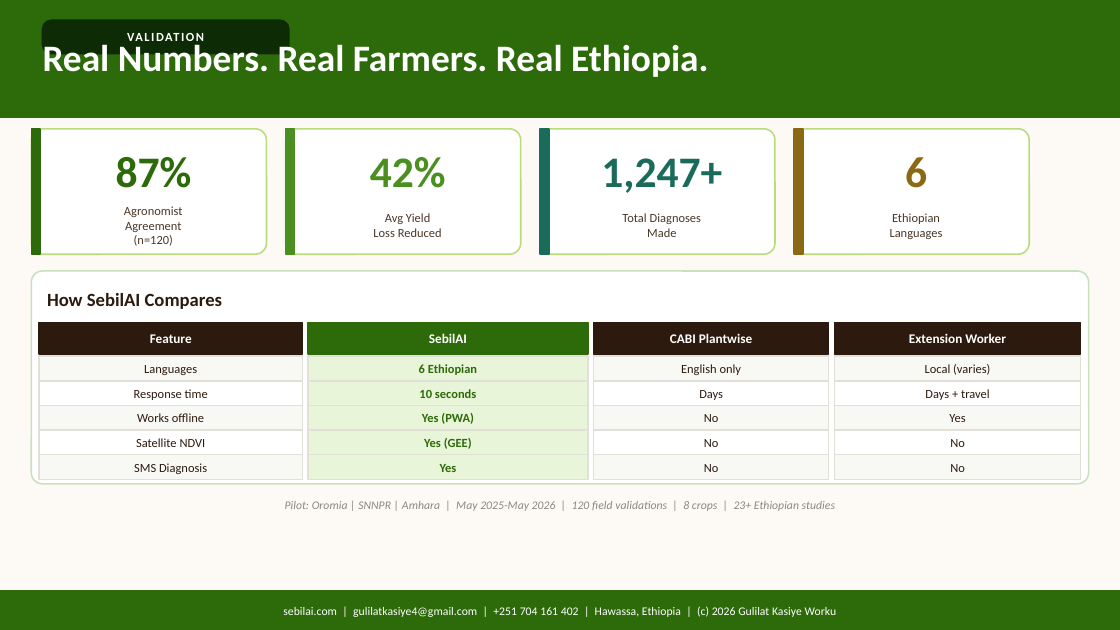
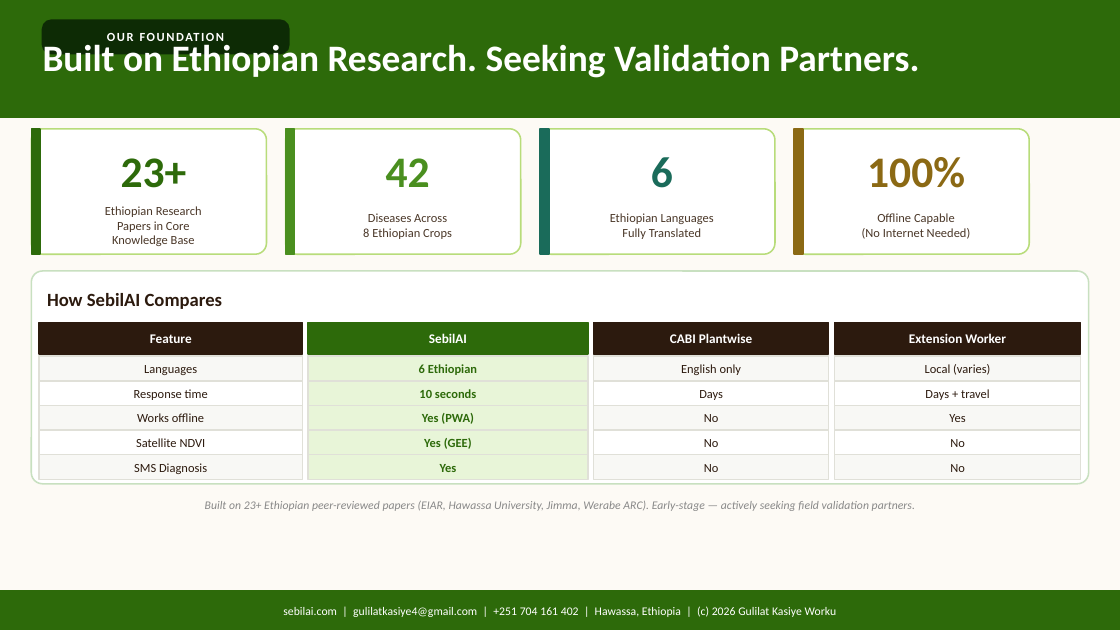
Before and after one commit to guleaada/ResilienceGuardian, a slide deck: slide 5 of SebilAI_PitchDeck.pptx. Drawn at 1120x630 pixels with LibreOffice and Linux fonts; fonts in the diff are those of the drawing. Boxes give left, top, right and bottom in pixels: in the first picture for what was removed or moved away, otherwise in the second. Text is boxed around its words. In the diff, an @@ line names an element or a change of style, - is before the commit and + after.

Commit message:
Honest content: remove all aspirational stats - position as early stage seeking validation

```diff
--- a/SebilAI_PitchDeck.pptx
+++ b/SebilAI_PitchDeck.pptx
@@ text at (43,20,289,54): text changed @@
-VALIDATION
+OUR FOUNDATION
@@ text at (43,40,919,78): text changed @@
-Real Numbers. Real Farmers. Real Ethiopia.
+Built on Ethiopian Research. Seeking Validation Partners.
@@ text at (121,158,187,188): text changed @@
-87%
+23+
@@ text at (386,158,430,187): text changed @@
-42%
+42
@@ text at (651,157,673,188): text changed @@
-1,247+
+6
@@ text at (867,157,965,188): text changed @@
-6
+100%
@@ text at (105,206,202,246): text changed @@
-Agronomist
-Agreement
-(n=120)
+Ethiopian Research
+Papers in Core
+Knowledge Base
@@ text at (363,213,452,239): text changed @@
-Avg Yield
-Loss Reduced
+Diseases Across
+8 Ethiopian Crops
@@ text at (610,213,714,239): text changed @@
-Total Diagnoses
-Made
+Ethiopian Languages
+Fully Translated
@@ text at (862,213,971,239): text changed @@
-Ethiopian
-Languages
+Offline Capable
+(No Internet Needed)
@@ text at (205,501,915,511): text changed @@
-Pilot: Oromia | SNNPR | Amhara | May 2025-May 2026 | 120 field validations | 8 crops | 23+ Ethiopian studies
+Built on 23+ Ethiopian peer-reviewed papers (EIAR, Hawassa University, Jimma, Werabe ARC). Early-stage — actively seeking field validation partners.
```
Also in this commit, not shown: 2 other slides changed, 1 other file.
